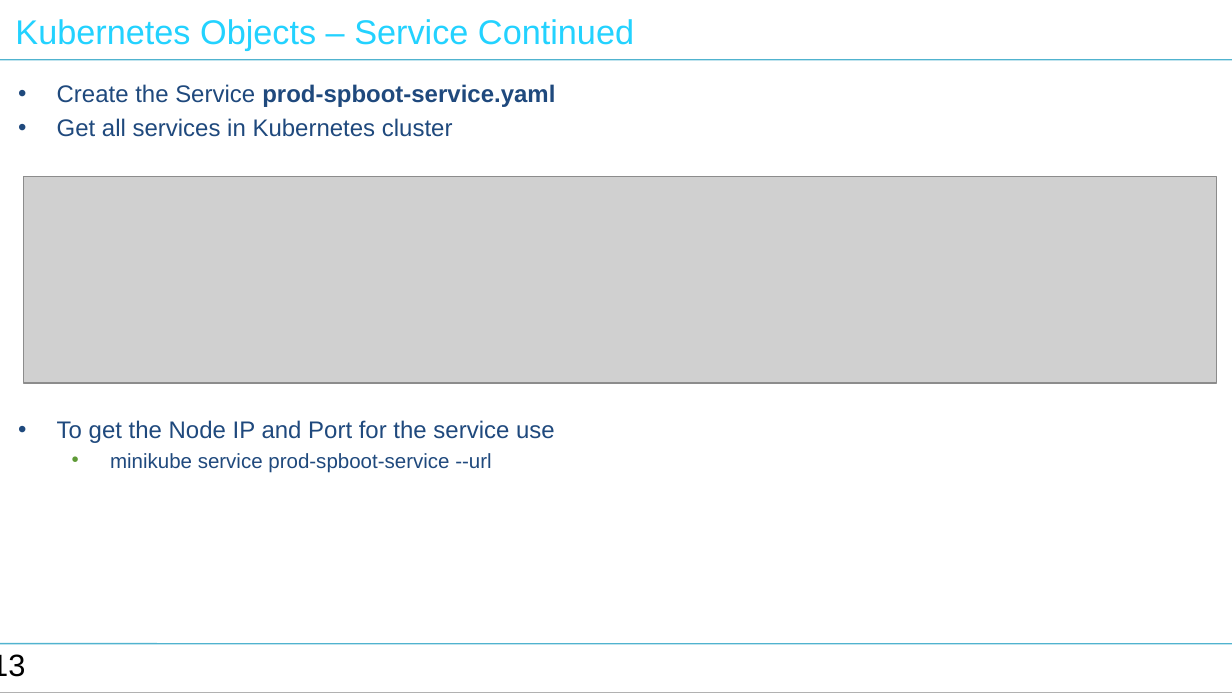
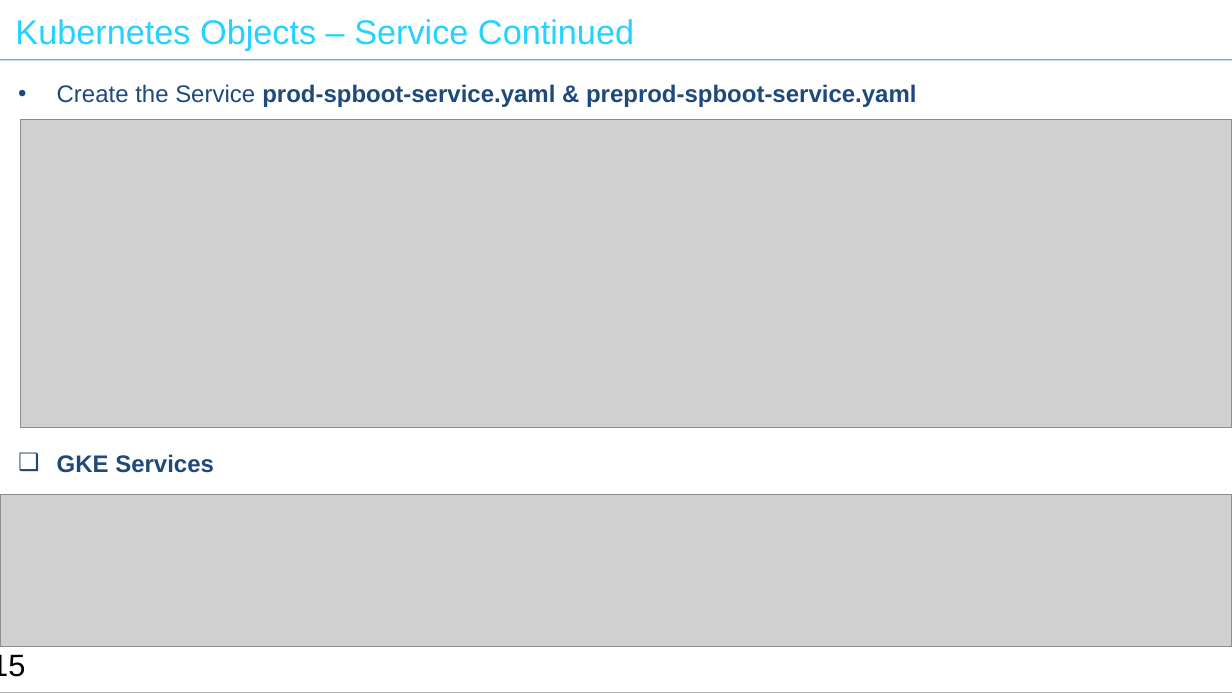
Before and after one commit to nilaybose/minikubedemo, a slide deck: slide 15 of docs/Tech Talk - Kubernetes.pptx (slide 13 before the commit). Drawn at 1232x693 pixels with LibreOffice and Linux fonts; fonts in the diff are those of the drawing; grey boxes stand for pictures. Boxes give left, top, right and bottom in pixels: in the first picture for what was removed or moved away, otherwise in the second. Text is boxed around its words. In the diff, an @@ line names an element or a change of style, - is before the commit and + after.

```diff
--- a/docs/Tech Talk - Kubernetes.pptx
+++ b/docs/Tech Talk - Kubernetes.pptx
@@ text at box(57, 84, 916, 473): text changed; bold on @@
-• Create the Service prod-spboot-service.yaml
-• Get all services in Kubernetes cluster
-• To get the Node IP and Port for the service use
-  • minikube service prod-spboot-service --url
+• Create the Service prod-spboot-service.yaml & preprod-spboot-service.yaml
+❑ GKE Services
@@ picture: place and size @@
-picture at box(23, 176, 1216, 383)
+picture at box(21, 120, 1232, 428)
@@ picture added at box(0, 494, 1232, 647) @@
@@ page number at box(0, 654, 25, 677): text changed @@
-13
+15
```
Also in this commit, not shown: 3 other slides changed, 2 slides added, 2 other files.
